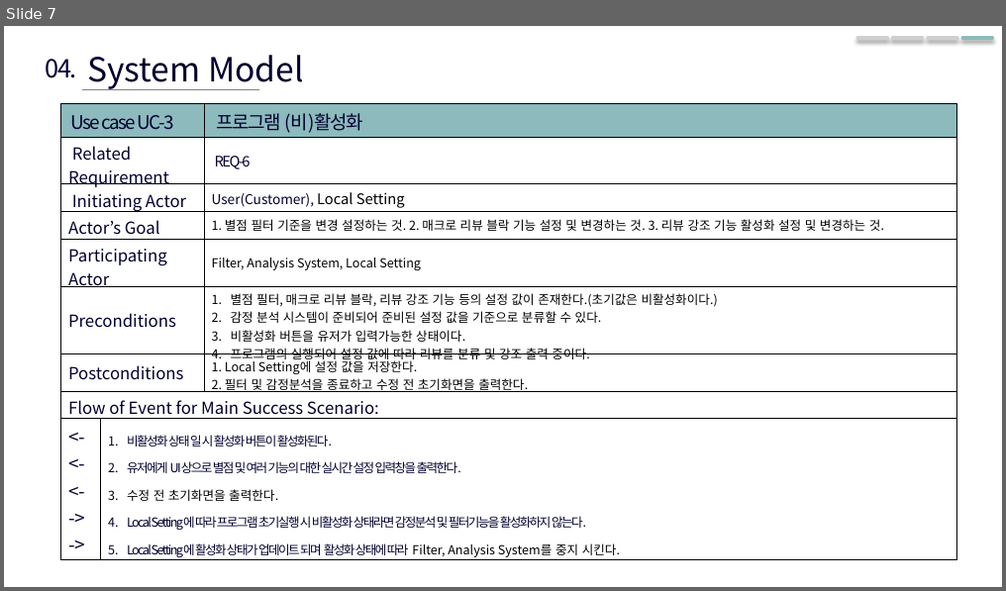
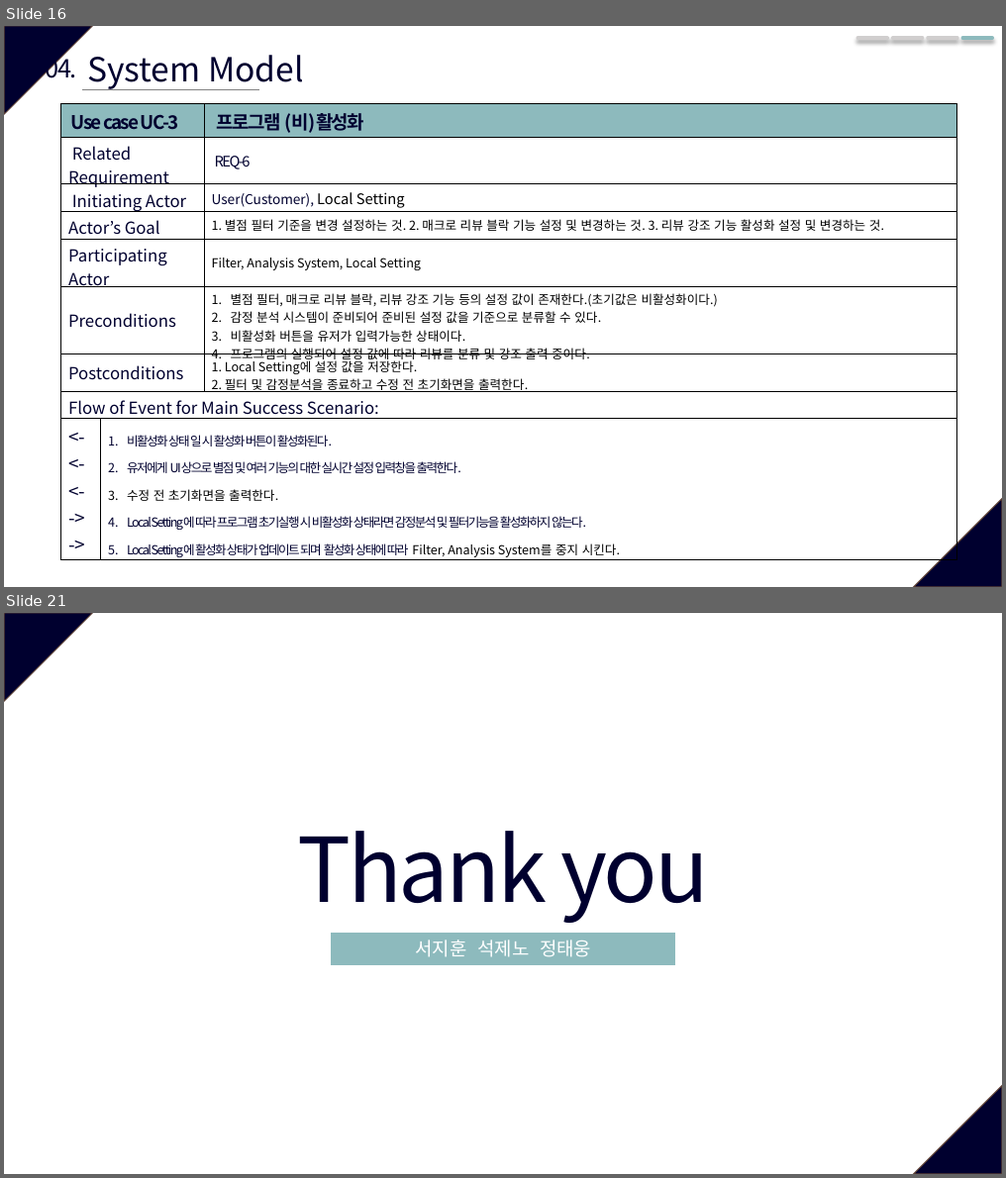
Before and after one commit to SWE-15-Team/Sentiment-Analysis-System, a slide deck: Checkpoint_1st.pptx. Shown one above the other, each under a label of ours: slide 7 before the commit, slides 16 and 21 after it; the slides between them are not shown. The pictures are 1006x591 and 1006x1178 pixels, drawn with LibreOffice and Linux fonts; fonts in the diff are those of the drawing. Boxes give left, top, right and bottom in pixels: in the first picture for what was removed or moved away, otherwise in the second. Text is boxed around its words. In the diff, an @@ line names an element or a change of style, - is before the commit and + after.

```diff
--- a/Checkpoint_1st.pptx
+++ b/Checkpoint_1st.pptx
@@ slide 21 added at (x1=4, y1=613, x2=1002, y2=1174), background #FFFFFF; not listed: 2 template elements that a slide beside it also shows @@
@@ text added at (x1=297, y1=831, x2=709, y2=923), 86 pt, text #00002F @@
+Thank you
@@ rectangle added at (x1=331, y1=933, x2=675, y2=964), fill #8DBABD, outline #8DBABD 1 pt, 18 pt, text #FFFFFF @@
+서지훈 석제노 정태웅
@@ what was slide 7 is now slide 16 @@
@@ slide 16 changed as well @@
@@ triangle added at (x1=4, y1=26, x2=92, y2=114), fill #00002F, outline #5B3F33 1 pt @@
@@ table at (x1=60, y1=104, x2=957, y2=562) @@
@@ bold on in "Use case UC-3", "프로그램 (비)활성화" @@
@@ triangle added at (x1=914, y1=499, x2=1002, y2=587), fill #00002F, outline #5B3F33 1 pt @@
```
Also in this commit, not shown: 6 other slides changed, 13 other slides added, 1 other file.
